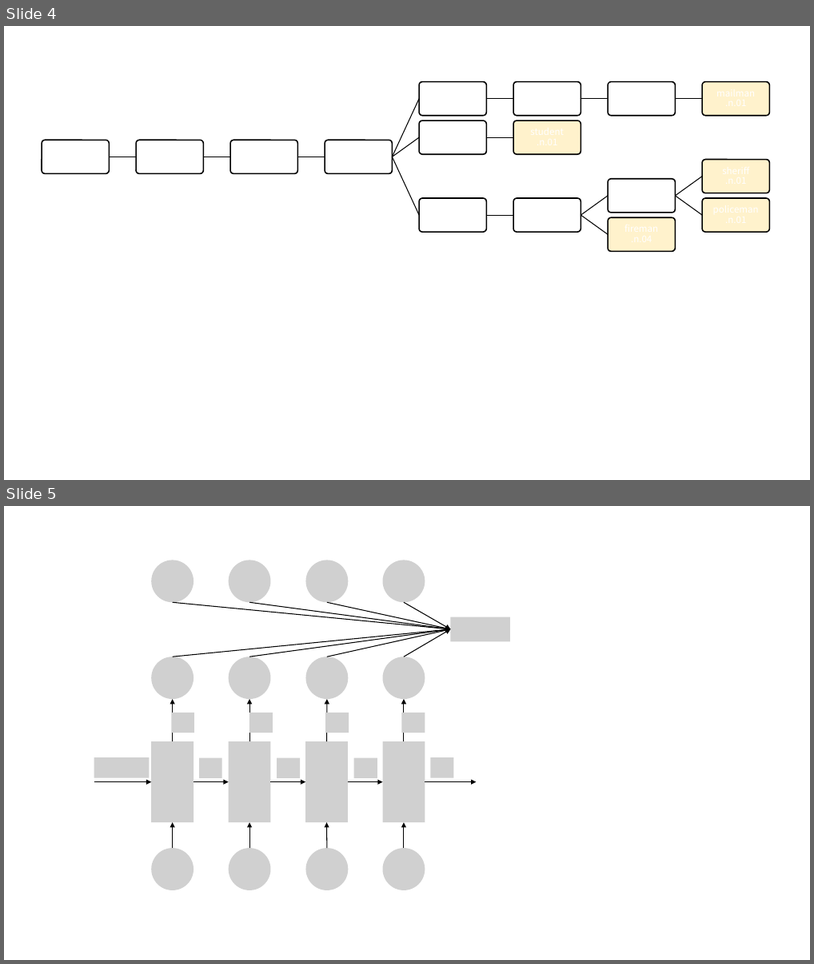
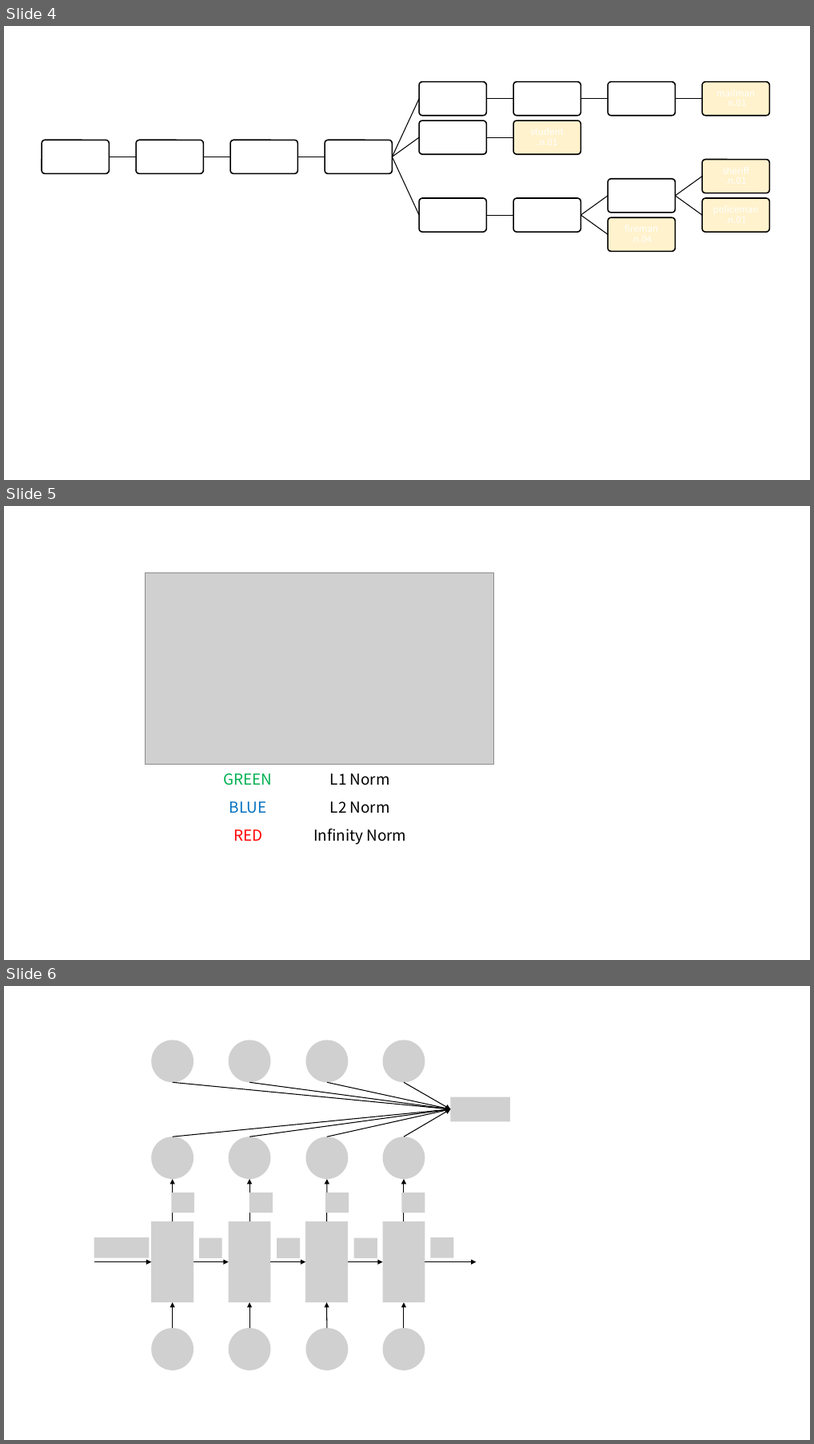
Before and after one commit to bbiyongel/nlp_with_pytorch, a slide deck: Illustration.pptx. Shown one above the other, each under a label of ours: slides 4 and 5 before the commit, slides 4, 5 and 6 after it. The pictures are 814x964 and 814x1444 pixels, drawn with LibreOffice and Linux fonts; fonts in the diff are those of the drawing; grey boxes stand for pictures. Boxes give left, top, right and bottom in pixels: in the first picture for what was removed or moved away, otherwise in the second. Text is boxed around its words. In the diff, an @@ line names an element or a change of style, - is before the commit and + after.

```diff
--- a/Illustration.pptx
+++ b/Illustration.pptx
@@ slide 5 added at (4, 506, 810, 960), background #FFFFFF @@
@@ picture added at (145, 572, 494, 764) @@
@@ table added at (207, 764, 432, 848), 3 rows, 2 columns @@
+GREEN | L1 Norm
+BLUE | L2 Norm
+RED | Infinity Norm
@@ what was slide 5 is now slide 6 @@
```
Also in this commit, not shown: 2 other files.
